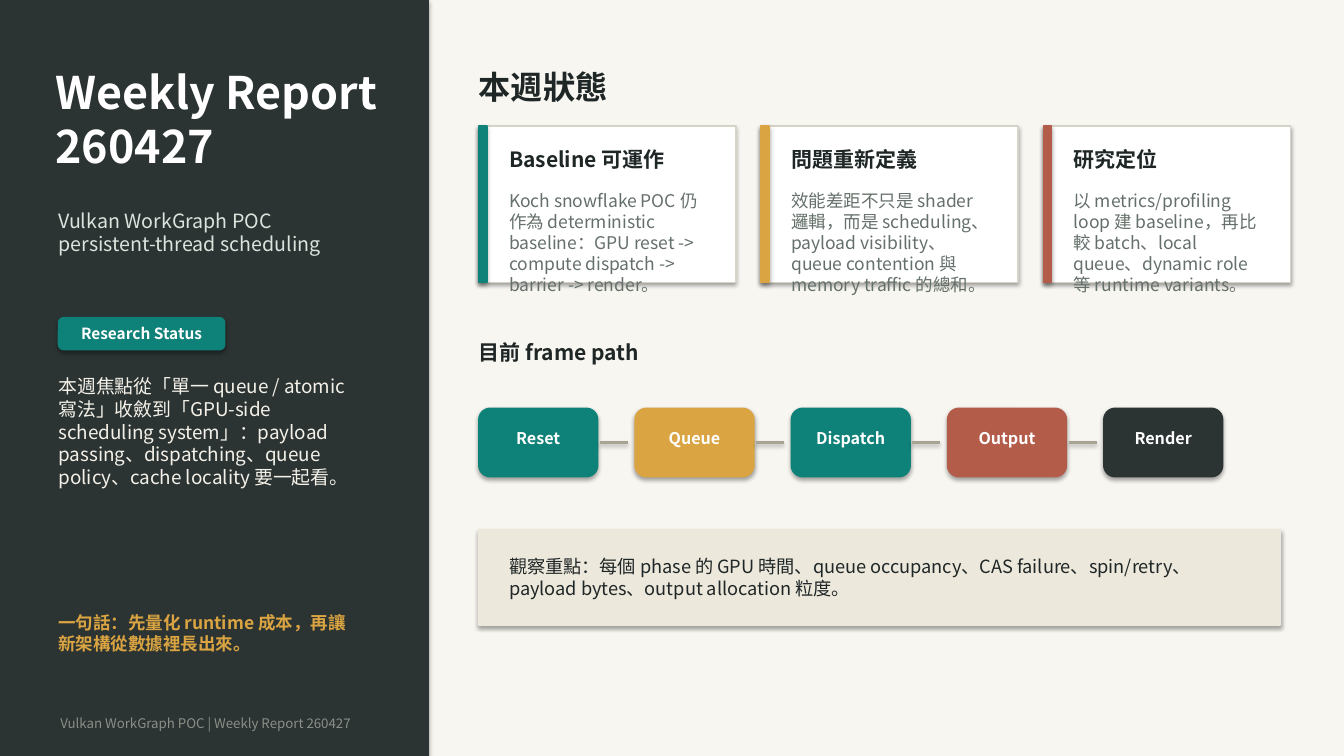
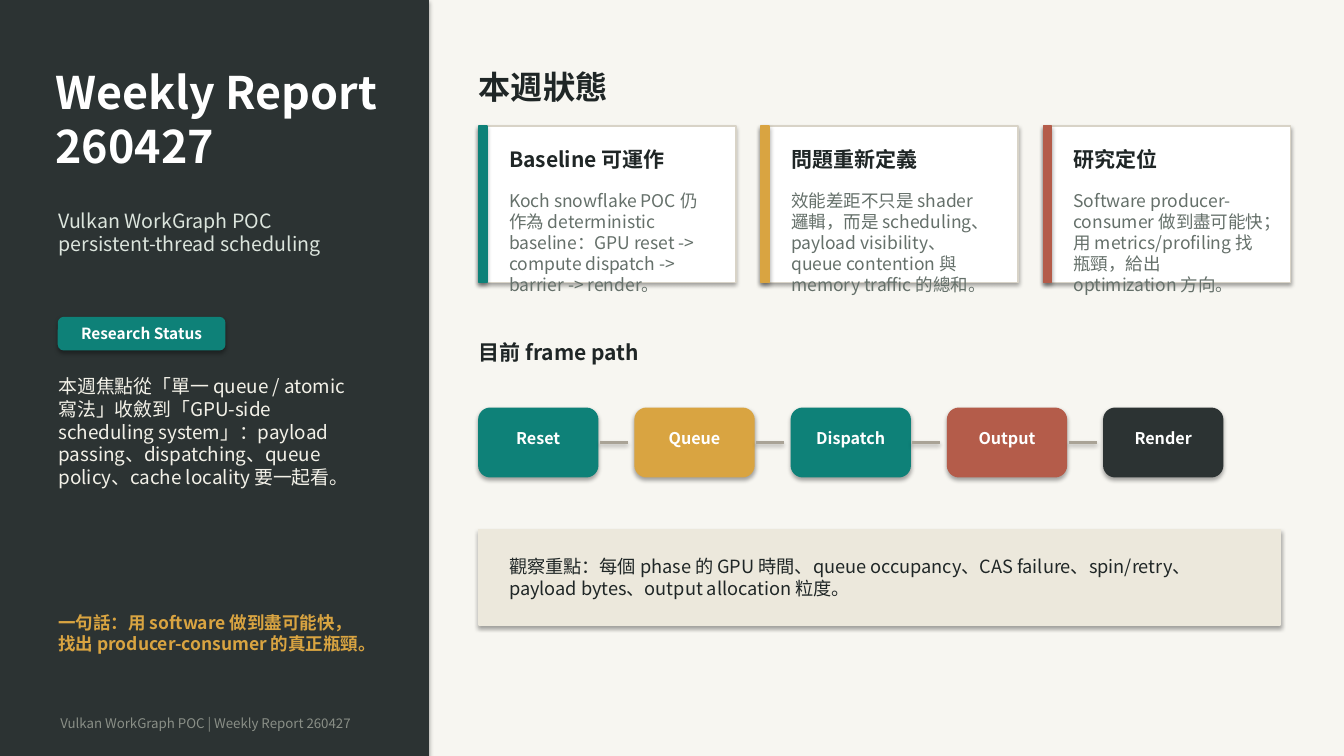
Before and after one commit to rurutoria7/vulkan_workgraph_simulate, a slide deck: slide 1 of reports/2026-04/meeting_260424/weekly_report_260427.pptx. Drawn at 1344x756 pixels with LibreOffice and Linux fonts; fonts in the diff are those of the drawing. Boxes give left, top, right and bottom in pixels: in the first picture for what was removed or moved away, otherwise in the second. Text is boxed around its words. In the diff, an @@ line names an element or a change of style, - is before the commit and + after.

```diff
--- a/reports/2026-04/meeting_260424/weekly_report_260427.pptx
+++ b/reports/2026-04/meeting_260424/weekly_report_260427.pptx
@@ text at bbox=[1074, 193, 1281, 295]: text changed @@
-以 metrics/profiling loop 建 baseline，再比較 batch、local queue、dynamic role 等 runtime variants。
+Software producer-consumer 做到盡可能快；用 metrics/profiling 找瓶頸，給出 optimization 方向。
@@ text at bbox=[58, 614, 376, 654]: text changed @@
-一句話：先量化 runtime 成本，再讓新架構從數據裡長出來。
+一句話：用 software 做到盡可能快，找出 producer-consumer 的真正瓶頸。
```
Also in this commit, not shown: 1 other slide changed, 6 other files.
